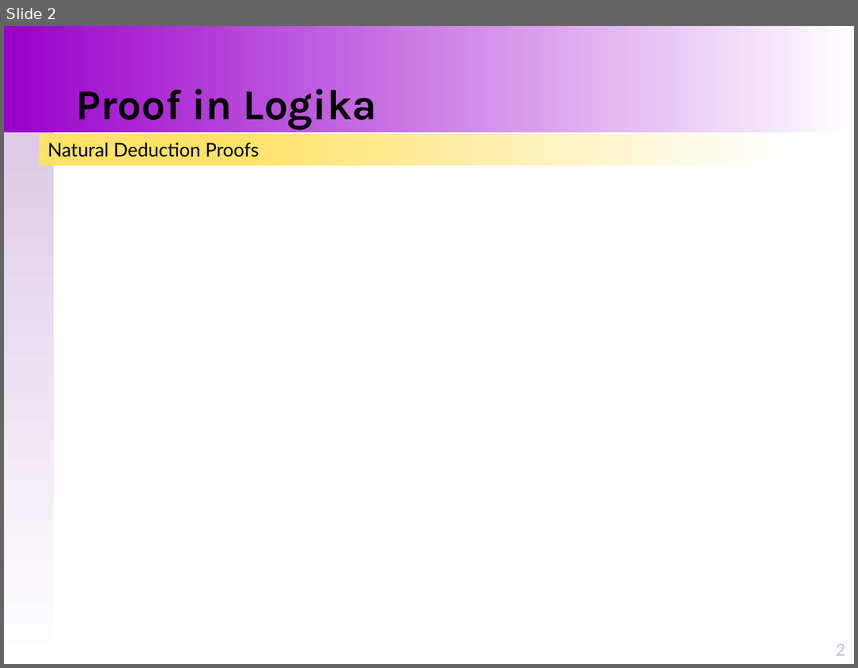
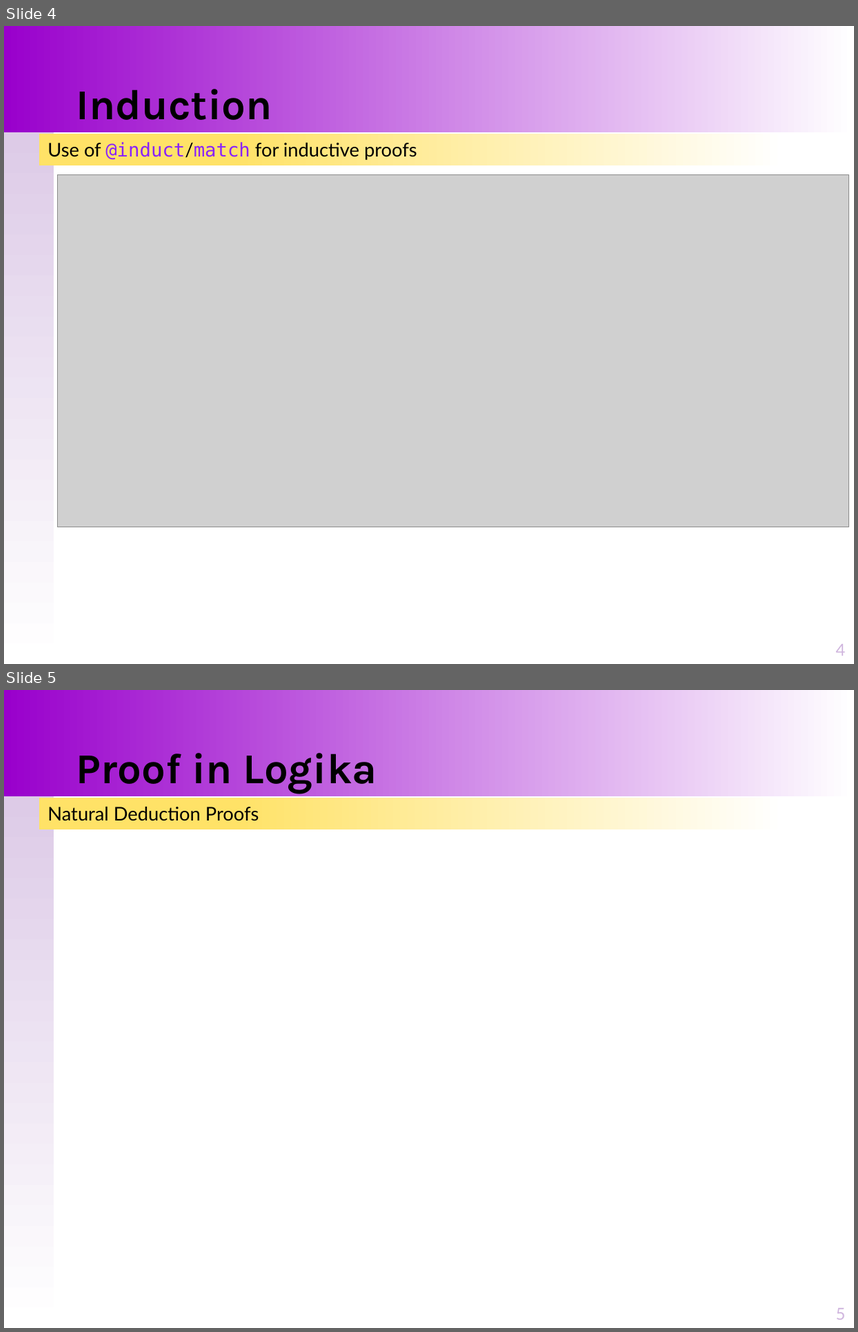
Before and after one commit to santoslab/stress24, a slide deck: slides/A-01-03-Proofs-Induction.pptx. Shown one above the other, each under a label of ours: slide 2 before the commit, slides 4 and 5 after it. The pictures are 858x668 and 858x1332 pixels, drawn with LibreOffice and Linux fonts; fonts in the diff are those of the drawing; grey boxes stand for pictures. Boxes give left, top, right and bottom in pixels: in the first picture for what was removed or moved away, otherwise in the second. Text is boxed around its words. In the diff, an @@ line names an element or a change of style, - is before the commit and + after.

```diff
--- a/slides/A-01-03-Proofs-Induction.pptx
+++ b/slides/A-01-03-Proofs-Induction.pptx
@@ slide 4 added at [4, 26, 854, 664], background #FFFFFF; not listed: 2 template elements that a slide beside it also shows @@
@@ title added at [76, 89, 272, 120], 36 pt, text #000000, bold @@
+Induction
@@ rectangle added at [40, 134, 785, 165], fill gradient #FFFFFF to #FFE267, 16 pt, text #000000 @@
+Use of @induct/match for inductive proofs
@@ picture added at [58, 175, 849, 527] @@
@@ page number added at [836, 644, 846, 655], 14 pt, text #D0B6DE @@
+4
@@ what was slide 2 is now slide 5 @@
@@ page number at [836, 1308, 846, 1319]: text changed @@
-2
+5
```
Also in this commit, not shown: 1 slide changed, 2 other slides added, 8 other files.
